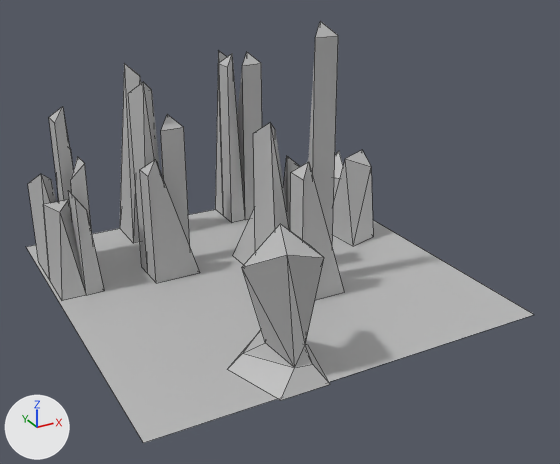
One commit to the FBX model Assets/Meshes/Q3.fbx: the scene before it, then after it.
Both versions are drawn from a camera (50 mm lens) standing at (-6.74, -21.22, 7.57) and looking at (0.11, -8.77, 1.34). Arrows for +X, +Y and +Z are at lower left; the lights stay in place. Mesh edges are drawn as thin lines. Where no turn or scale is listed for an object, it has been applied to the vertices. Vertices at the same position are counted once.

The first picture shows 'Floor3', 'obj3_col11_04', 'obj3_col11_05', 'obj3_col11_06', 'obj3_col11_07', 'obj3_col11_08', 'obj3_col11_09', 'obj5_col23_07', 'obj6_13_05', 'obj7_11_04'.
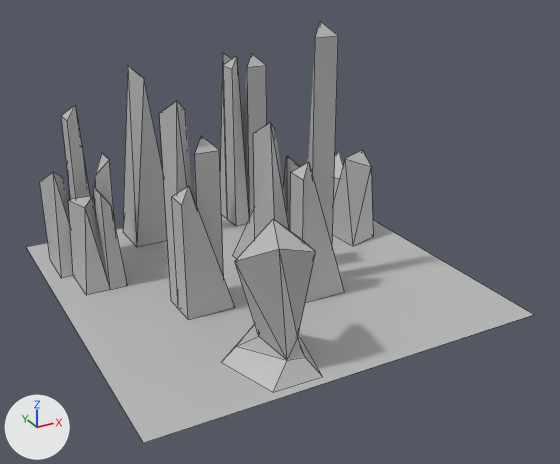
Where the newer file only moved an object's origin or applied its transform, the numbers keep the older frame.

Where the change shows, as pixel boxes [x1, y1, x2, y2] in the pictures (560 x 464 px):
'obj3_col11_04', mesh moved
    before: [128, 82, 200, 283]
    after: [159, 101, 235, 320]
'obj5_col23_07', mesh moved
    before: [227, 224, 330, 400]
    after: [221, 219, 322, 393]
'obj3_col11_09', moved
    before: [43, 157, 104, 301]
    after: [68, 153, 127, 295]
'obj3_col11_06', mesh moved
    before: [215, 50, 262, 223]
    after: [220, 52, 267, 226]
'obj7_11_04', mesh moved
    before: [120, 63, 141, 243]
    after: [123, 66, 168, 247]
'obj3_col11_05', moved
    before: [28, 107, 73, 281]
    after: [40, 105, 90, 278]

The change, as a list of edits to the scene's bpy script:
```text
Change me_mesh_011:
    where me_mesh_011.from_pydata(...)  # 19 vertices, 26 faces; spans x -0.81..0.81, y -1.06..1.06, z -1.23..1.23
    used by ob_obj5_col23_07; location = (-1.25, -11.0, 1.23)
    me_mesh_011 part 4: the whole mesh is moved by (0.0, 0.25, 0.0)
Change me_mesh_005:
    where me_mesh_005.from_pydata(...)  # 17 vertices, 18 faces; spans x -0.44..0.44, y -0.5..0.5, z -2.06..2.06
    used by ob_obj3_col11_06; location = (1.25, -4.5, 2.06)
    me_mesh_005 part 2: the whole mesh is moved by (0.0, -0.25, 0.0)
Change me_mesh_002:
    where me_mesh_002.from_pydata(...)  # 7 vertices, 8 faces; spans x -0.5..0.5, y -0.5..0.5, z -2.06..2.06
    used by ob_obj7_11_04; location = (-1.25, -4.5, 2.06)
    me_mesh_002 part 1: the whole mesh is moved by (0.0, -0.25, 0.0)
Change me_mesh_003:
    where me_mesh_003.from_pydata(...)  # 17 vertices, 18 faces; spans x -0.5..0.5, y -0.44..0.44, z -2.06..2.06
    used by ob_obj3_col11_04; location = (-1.5, -6.75, 2.06)
    me_mesh_003 part 3: the whole mesh is moved by (0.0, -1.75, 0.0)
Change ob_obj3_col11_05:
    ob_obj3_col11_05.location: (-3.5, -5.5, 1.81) -> (-3.25, -5.5, 1.81)
Change ob_obj3_col11_09:
    ob_obj3_col11_09.location: (-3.5, -6.5, 1.31) -> (-3.0, -6.5, 1.31)
```
